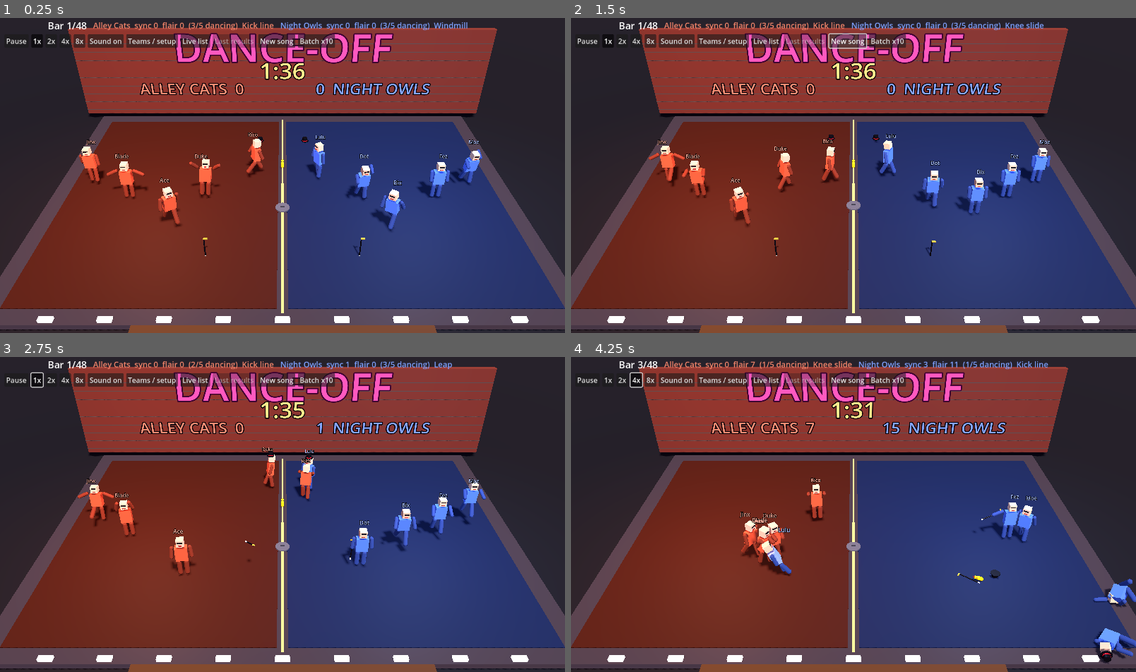
Above: before the commit, frames 1-4 (two rows, left to right).
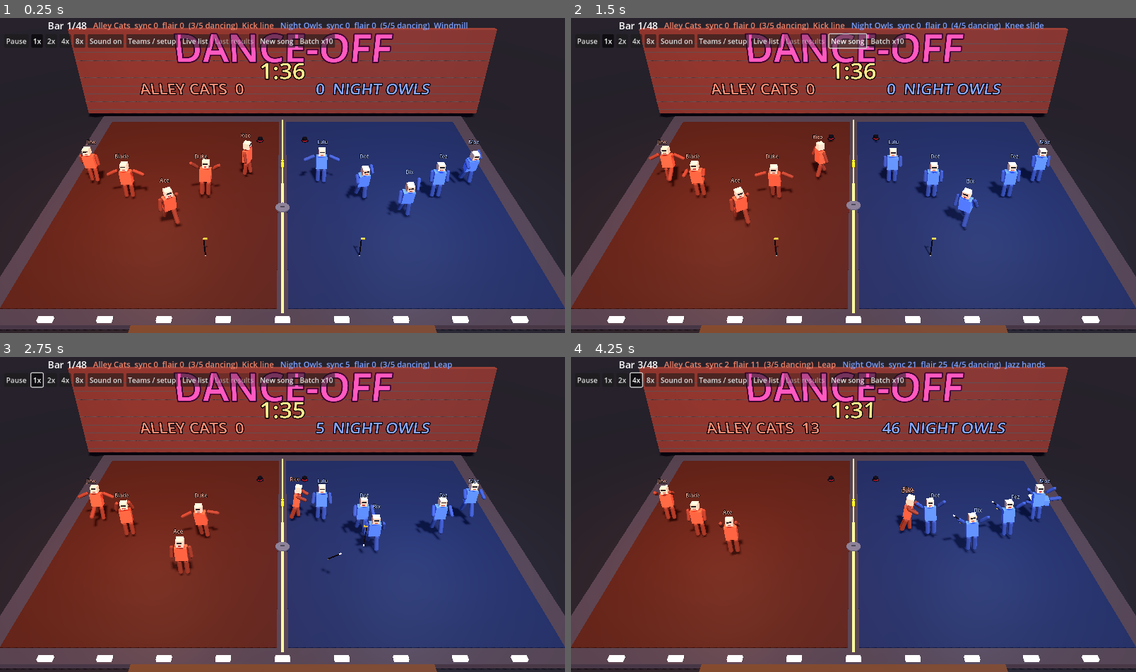
Above: after the commit, the same moments.

Repository: nathandunn/danceoff-bots
Game: Godot game, scene res://scenes/Main.tscn
The game is run twice, just before and just after one commit, with the same random seed, the same clock (stepped at 60 frames per second) and the same inputs.
Inputs:
- Up to frame 1 (0.25 s): no input
- Up to frame 2 (1.5 s): click "New song" at 0.5 s; click "New song" at 1.25 s
- Up to frame 3 (2.75 s): click "1x" at 2 s
- Up to frame 4 (4.25 s): click "2x" at 2.75 s; click "4x" at 3.5 s

The runs differ from the first frame. In frame 1, 1.3% of the frame differs, in the area x 14-85%, y 1-68%; in frame 2, 2.3%; in frame 3, 2.6%; in frame 4, 6.2%, in the area x 14-100%, y 1-98%.

Commit message:
Balance: violence vs dancing tuned, build gains calibrated, arm given a dance role
- scripts/tune.gd holds the behaviour levers; --tune=key:val overrides them headless
- tools/tune_violence.py sweeps violent crews against dancing crews
- Shipped levers: rejoin at the next bar, knockdown base 0.30, dance urge 1.05; get-up grace and had-enough cooldown stop repeat muggings
- Presets: Showboat discipline 0.65, Hothead 0.40, Drill Team 0.85
- Round robin (12 songs a pair, 24 bars): Balanced 58, Showboat 59, Drill Team 75, Rumbler 40, Hothead 40, Wallflower 28 (was Rumbler 74, Showboat 30)
- Arm now scores arm-work moves and the hat/cane flourish (it was worth 9-28 % as a specialist when it only threw)
- GAINS rhythm .18 flair .438 balance .867 strength 4.733 arm 3.991, CURVE .476; 48-song probe: specialists 38/53/44/48/42 %
- Dance-strikes reach a rival up to 5 m away by drifting while dancing

Co-Authored-By: Claude Opus 5 <noreply@anthropic.com>

Diff:
--- a/scripts/build.gd
+++ b/scripts/build.gd
@@ -20,11 +20,11 @@
 	"flair": "Execution: how much each move is worth",
 	"balance": "Fewer fumbles, harder to floor, up sooner",
 	"strength": "Knocks rivals down (punch, barge, dance-strike)",
-	"arm": "Throw speed and accuracy",
+	"arm": "Arm-work moves, hat and cane flourish, throwing",
 }
 
-const GAINS := {"rhythm": 1.000, "flair": 1.000, "balance": 1.000, "strength": 1.000, "arm": 1.000}
-const CURVE := 0.500
+const GAINS := {"rhythm": 0.180, "flair": 0.438, "balance": 0.867, "strength": 4.733, "arm": 3.991}
+const CURVE := 0.476
 
 const PRESETS := {
 	"Even":      {"rhythm": 0.20, "flair": 0.20, "balance": 0.20, "strength": 0.20, "arm": 0.20},
--- a/scripts/dancer.gd
+++ b/scripts/dancer.gd
@@ -427,7 +427,7 @@
 
 
 func _dance_score() -> float:
-	return 0.9 + 0.5 * discipline + 0.3 * showmanship
+	return Tune.v("dance_base") + 0.5 * discipline + 0.3 * showmanship
 
 
 func _brawl_score(e: Dancer, now: float) -> float:
@@ -435,9 +435,9 @@
 	if d > 9.0:
 		return -1.0
 	var prox := 1.0 - d / 10.0
-	var s := aggression * 2.4 * prox - caution * 0.5 * (1.0 - prox * 0.5)
+	var s := aggression * Tune.v("brawl_mult") * prox - caution * 0.5 * (1.0 - prox * 0.5)
 	if e == last_attacker and now - last_attacked_at < 8.0:
-		s += grudge * 1.5
+		s += grudge * Tune.v("grudge_mult")
 	if e.held != null and e.held.is_dance_prop():
 		s += 0.25 * aggression
 	if float(_had_enough.get(e, -100.0)) > now:
@@ -463,7 +463,7 @@
 			if not threat:
 				continue
 			var d := global_position.distance_to(e.global_position)
-			var s := teamwork * 2.2 * maxf(1.0 - d / 12.0, 0.0) + aggression * 0.3 - caution * 0.3
+			var s := teamwork * Tune.v("guard_mult") * maxf(1.0 - d / 12.0, 0.0) + aggression * 0.3 - caution * 0.3
 			if s > best_s:
 				best_s = s
 				best = [e, s]
@@ -519,7 +519,7 @@
 		var value := aggression * 1.2
 		if p.is_dance_prop():
 			value += showmanship * 1.8 * remaining
-		var s := value * (1.0 - d / 14.0) + 0.2 - caution * 0.15
+		var s := value * Tune.v("fetch_mult") * (1.0 - d / 14.0) + 0.2 - caution * 0.15
 		if s > best_s:
 			best_s = s
 			best = [p, s]
@@ -618,6 +618,9 @@
 		if recent_moves.size() > 4:
 			recent_moves.pop_front()
 		fumbled = rng.randf() < float(Moves.FUMBLE[Moves.tier(move)]) * fumble_mult
+	# a dancer who stopped mid-phrase may pick the call up again at the next bar
+	if not joined and dancing and b % Moves.BLOCK == 0 and b % Moves.PHRASE != 0 and Tune.v("rejoin_beats") <= 4.0:
+		joined = true
 	tempo_err = tempo_err * 0.7 + rng.randfn(0.0, timing_sigma)
 	in_sync = false
 	if dancing and joined:
@@ -652,9 +655,13 @@
 			repeats += 1
 	q *= maxf(1.0 - 0.2 * float(repeats), 0.4)
 	if held != null and held.is_dance_prop():
-		q *= 1.2
+		# twirling a cane or tipping a hat is hand work: arm sets how much the prop adds
+		q *= 1.0 + 0.35 * clampf(arm_skill, 0.0, 1.5)
 	if String(Moves.BOOK[move]["prop"]) == "cane" and (held == null or held.kind != Prop.Kind.CANE):
 		q *= 0.6
+	if Moves.ARM_MOVES.has(move):
+		# arm work - claps, shimmies, spins, windmills, twirls - is judged partly on the arms
+		q *= 0.8 + 0.4 * clampf(arm_skill, 0.0, 1.5)
 	var pts := float(Moves.TIER_PTS[Moves.tier(move)]) * q
 	stats["flair"] += pts
 	manager.add_flair(team, pts, false)
@@ -688,7 +695,7 @@
 	if rng.randf() > 0.8:
 		return
 	stats["strike_hits"] += 1.0
-	var pts := STRIKE_PTS * clampf(execution, 0.2, 1.4)
+	var pts := Tune.v("strike_pts") * clampf(execution, 0.2, 1.4)
 	stats["flair"] += pts
 	stats["strike_pts"] += pts
 	manager.add_flair(team, pts, true)
@@ -907,7 +914,7 @@
 	block_ok = false
 	stats["hits_taken"] += 1.0
 	flash(Color(1, 1, 1))
-	var kd := 0.45 + 0.35 * (power - balance_skill)
+	var kd := Tune.v("kd_base") + 0.35 * (power - balance_skill)
 	kd = clampf(kd, 0.08, 0.92)
 	if now - _got_up_at < GETUP_GRACE:
 		kd = 0.0
@@ -945,7 +952,7 @@
 	_pending_dodge = -1.0
 	joined = false
 	in_sync = false
-	_down = down_base + (0.6 if now - _last_floored < 6.0 else 0.0)
+	_down = down_base * Tune.v("down_mult") + (0.6 if now - _last_floored < 6.0 else 0.0)
 	_last_floored = now
 	_spawn_ragdoll()
 	if ragdoll != null:
--- a/scripts/main.gd
+++ b/scripts/main.gd
@@ -61,6 +61,8 @@
 			manager.team_builds[t].gains = gains
 			manager.team_builds[t].curve = curve2
 			manager.team_build_names[t] = manager.team_builds[t].label()
+	if args.has("tune"):
+		Tune.apply(String(args["tune"]))
 	if args.has("seed"):
 		_base_seed = int(args["seed"])
 	if args.has("bars"):
--- a/scripts/moves.gd
+++ b/scripts/moves.gd
@@ -9,6 +9,9 @@
 const BLOCK := 4            # flair is scored per four-beat block
 const TIER_PTS := [0.0, 2.0, 4.0, 7.0]     # flair per block at perfect execution
 const FUMBLE := [0.0, 0.04, 0.12, 0.26]    # fumble chance per block, times the build's factor
+
+# moves whose execution depends on the arms (PlayerBuild arm)
+const ARM_MOVES: Array[String] = ["clap_snap", "shimmy", "spin", "jazz_hands", "windmill", "cane_twirl"]
 
 const BOOK := {
 	"step_touch": {"label": "Step-touch", "beats": 4, "tier": 1, "strikes": [], "strike": "", "prop": ""},
--- a/scripts/personality.gd
+++ b/scripts/personality.gd
@@ -15,10 +15,10 @@
 }
 
 const PRESETS := {
-	"Showboat":   {"aggression": 0.25, "showmanship": 0.95, "discipline": 0.45, "grudge": 0.30, "caution": 0.50, "teamwork": 0.40},
-	"Drill Team": {"aggression": 0.15, "showmanship": 0.45, "discipline": 0.95, "grudge": 0.15, "caution": 0.60, "teamwork": 0.70},
+	"Showboat":   {"aggression": 0.25, "showmanship": 0.95, "discipline": 0.65, "grudge": 0.30, "caution": 0.50, "teamwork": 0.40},
+	"Drill Team": {"aggression": 0.15, "showmanship": 0.45, "discipline": 0.85, "grudge": 0.15, "caution": 0.60, "teamwork": 0.70},
 	"Rumbler":    {"aggression": 0.90, "showmanship": 0.35, "discipline": 0.45, "grudge": 0.60, "caution": 0.20, "teamwork": 0.60},
-	"Hothead":    {"aggression": 0.60, "showmanship": 0.55, "discipline": 0.25, "grudge": 0.95, "caution": 0.15, "teamwork": 0.30},
+	"Hothead":    {"aggression": 0.60, "showmanship": 0.55, "discipline": 0.40, "grudge": 0.95, "caution": 0.15, "teamwork": 0.30},
 	"Wallflower": {"aggression": 0.05, "showmanship": 0.15, "discipline": 0.70, "grudge": 0.10, "caution": 0.95, "teamwork": 0.30},
 	"Balanced":   {"aggression": 0.50, "showmanship": 0.50, "discipline": 0.50, "grudge": 0.50, "caution": 0.50, "teamwork": 0.50},
 }
--- /dev/null
+++ b/scripts/tune.gd
@@ -0,0 +1,29 @@
+class_name Tune
+extends RefCounted
+## Balance levers in one place. DEFAULTS are the shipped values; `--tune=key:val,...` overrides
+## them for sweeps (tools/tune_violence.py) without touching the code.
+
+const DEFAULTS := {
+	"dance_base": 1.05,     # utility of dancing before discipline and showmanship
+	"brawl_mult": 2.4,      # aggression x proximity weight on starting a fight
+	"grudge_mult": 1.5,     # pull towards whoever last hit you
+	"guard_mult": 2.2,      # teamwork weight on wading in for a mate
+	"fetch_mult": 1.0,      # scale on the urge to fetch a prop
+	"kd_base": 0.3,         # knockdown chance at equal strength and balance
+	"down_mult": 1.0,       # scale on time spent on the floor
+	"rejoin_beats": 4.0,    # a dancer who stopped rejoins at the next phrase (8) or bar (4)
+	"strike_pts": 5.0,      # flair for a dance-strike that lands
+}
+
+static var values := DEFAULTS.duplicate()
+
+
+static func v(key: String) -> float:
+	return float(values.get(key, DEFAULTS.get(key, 0.0)))
+
+
+static func apply(text: String) -> void:
+	for kv in text.split(","):
+		var p := kv.split(":")
+		if p.size() == 2 and DEFAULTS.has(p[0]):
+			values[p[0]] = float(p[1])
Not shown, added: scripts/tune.gd.uid
Not shown, changed: README.md
Not shown, changed: dist/index.html
Not shown, changed: dist/index.js.gz
Not shown, changed: dist/index.pck.gz
Not shown, changed: dist/index.wasm.gz
Not shown, changed: tools/calibrate.py
Not shown, added: tools/tune_violence.py
